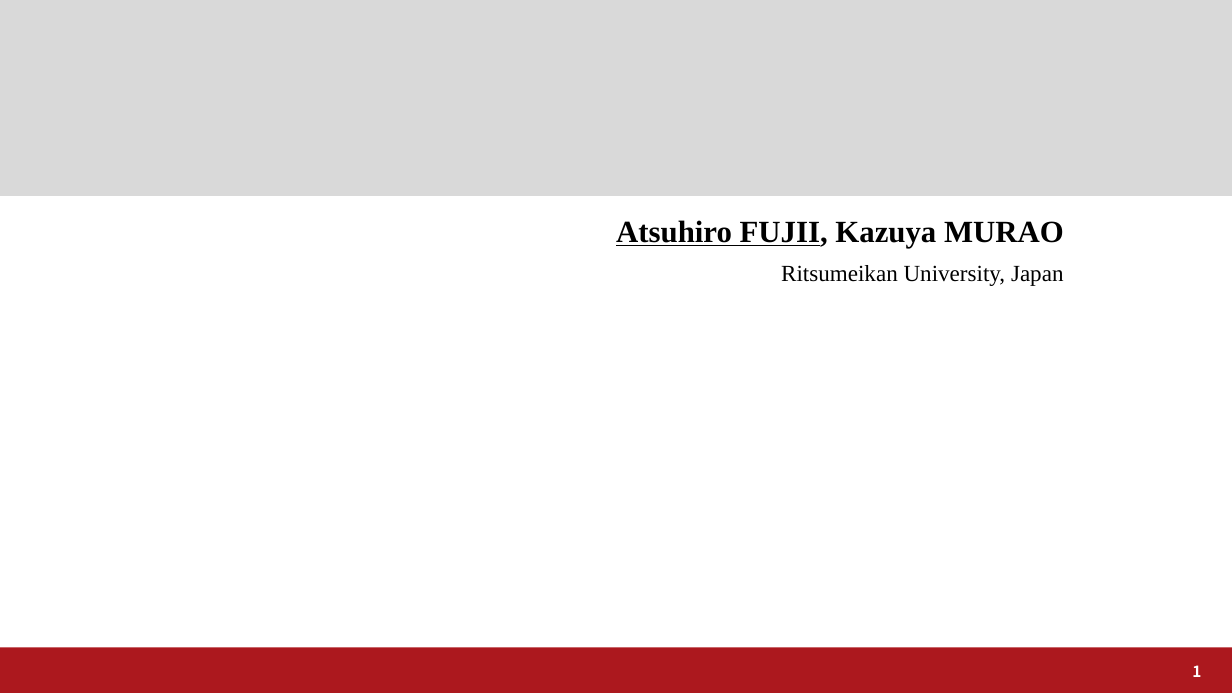
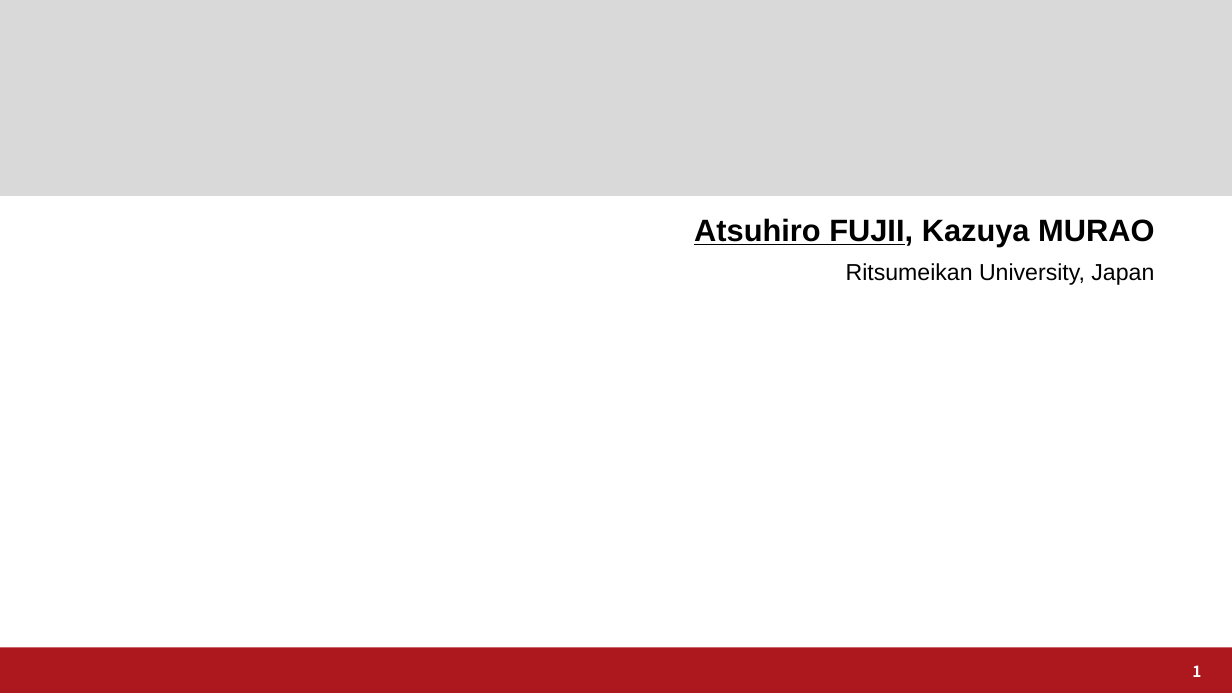
Before and after one commit to a2h1r0/lab, a slide deck: slide 1 of paper/Rits_Format_en.pptx. Drawn at 1232x693 pixels with LibreOffice and Linux fonts; fonts in the diff are those of the drawing; background and template pictures are left out. Boxes give left, top, right and bottom in pixels: in the first picture for what was removed or moved away, otherwise in the second. Text is boxed around its words. In the diff, an @@ line names an element or a change of style, - is before the commit and + after.

```diff
--- a/paper/Rits_Format_en.pptx
+++ b/paper/Rits_Format_en.pptx
@@ subtitle "Atsuhiro FUJII, Kazuya MURAO": place and size @@
-subtitle "Atsuhiro FUJII, Kazuya MURAO" at (616, 220, 1064, 286)
+subtitle "Atsuhiro FUJII, Kazuya MURAO" at (694, 218, 1154, 285)
@@ subtitle "Atsuhiro FUJII, Kazuya MURAO" at (694, 218, 1154, 285): font Times New Roman to Arial @@
```
